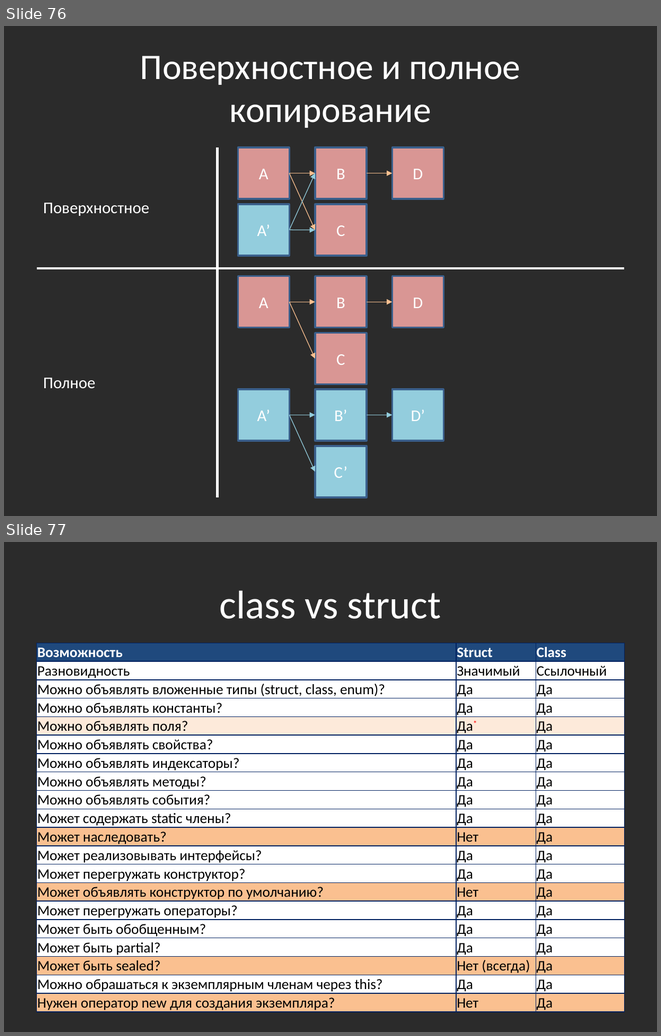
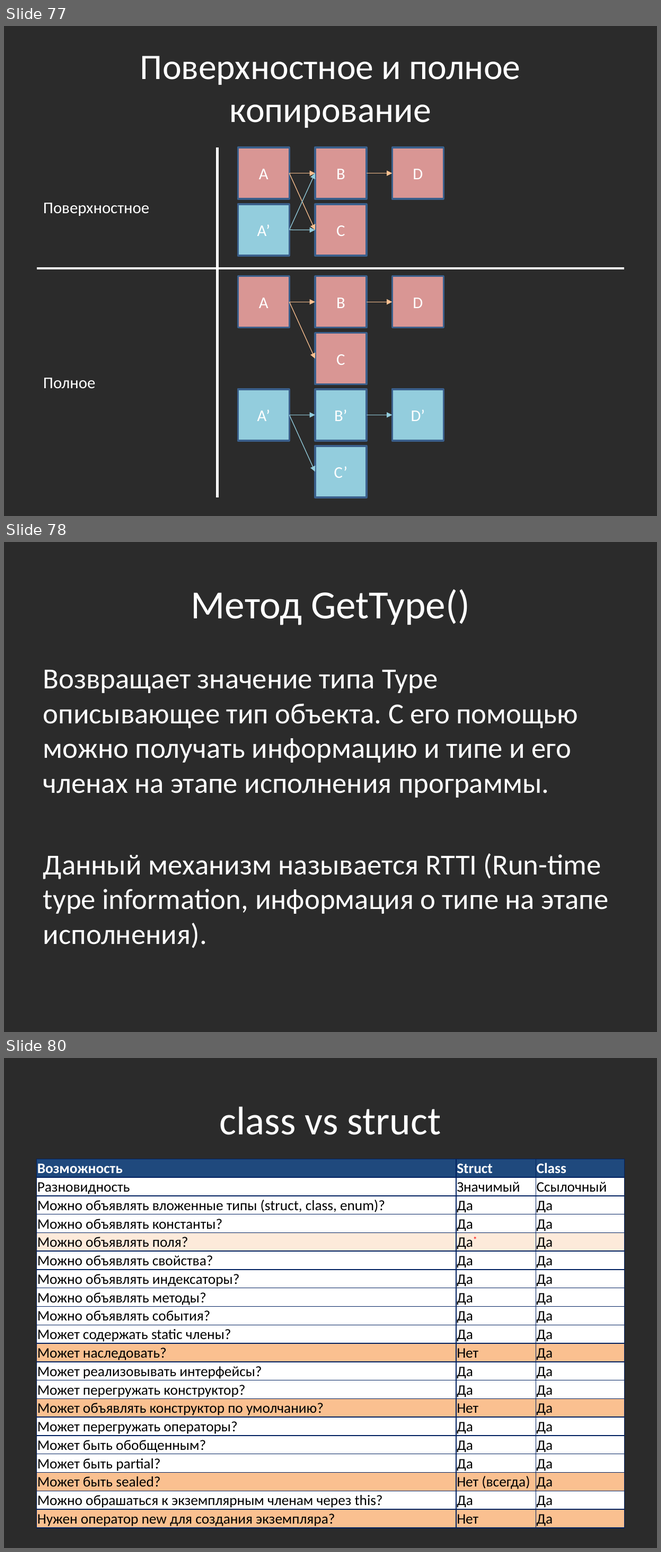
Before and after one commit to bazile/Training, a slide deck: Presentation/lesson-02-oop.pptx. Shown one above the other, each under a label of ours: slides 76 and 77 before the commit, slides 77, 78 and 80 after it; the slides between them are not shown. The pictures are 661x1036 and 661x1552 pixels, drawn with LibreOffice and Linux fonts; fonts in the diff are those of the drawing; background and template pictures are left out; a plain dark background stands for a picture behind light text. Boxes give left, top, right and bottom in pixels: in the first picture for what was removed or moved away, otherwise in the second. Text is boxed around its words. In the diff, an @@ line names an element or a change of style, - is before the commit and + after.

```diff
--- a/Presentation/lesson-02-oop.pptx
+++ b/Presentation/lesson-02-oop.pptx
@@ slide 78 added at <box>4,542,657,1032</box>, background picture (left out) @@
@@ title added at <box>191,589,470,625</box>, 44 pt, text #FFFFFF @@
+Метод GetType()
@@ text added at <box>43,670,609,948</box>, 32 pt, text #FFFFFF @@
+Возвращает значение типа Type описывающее тип объекта. С его помощью можно получать информацию и типе и его членах на этапе исполнения программы.
+Данный механизм называется RTTI (Run-time type information, информация о типе на этапе исполнения).
@@ what was slide 76 is now slide 77 @@
@@ what was slide 77 is now slide 80 @@
```
Also in this commit, not shown: 1 slide changed, 2 other slides added, 2 other files.
